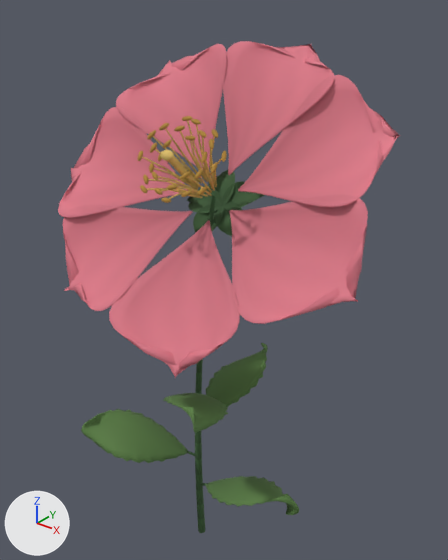
The glTF model www/models/flowers/camellia-common-v2.glb, before and after one commit.
Camera for both pictures: a 50 mm lens placed at (1.221, -1.382, 2.027), pointed at (0.067, 0.061, 1.133). Every picture has the same lights, and +X, +Y and +Z are marked at lower left. The first picture is the older version. Vertices at exactly the same position are counted once.

Before the edit, the objects in view are built like this:
```python
ob_camellia_common_v2_leaf = bpy.data.objects.new('camellia-common-v2-leaf', me_camellia_common_v2_leaf)
ob_camellia_common_v2_leaf.location = (0.0, 0.0, 0.0)
ob_camellia_common_v2_petal = bpy.data.objects.new('camellia-common-v2-petal', me_camellia_common_v2_petal)
ob_camellia_common_v2_petal.location = (0.0, 0.0, 0.0)
ob_camellia_common_v2_stem = bpy.data.objects.new('camellia-common-v2-stem', me_camellia_common_v2_stem)
ob_camellia_common_v2_stem.location = (0.0, 0.0, 0.0)
# also in view: 'camellia-common-v2-pollen' at (0.096, -0.175, 1.589); 'camellia-common-v2-center' at (0.096, -0.14, 1.568)
```
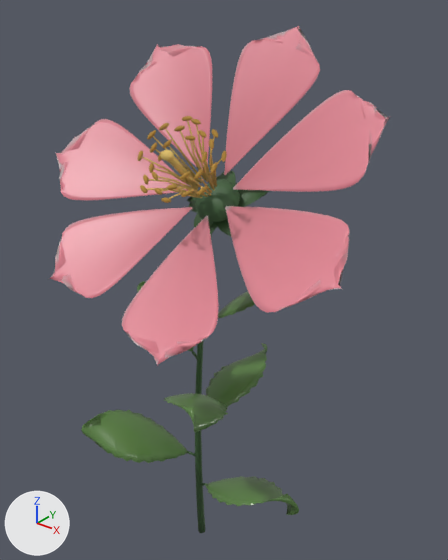
What differs and where, as boxes (x1, y1, x2, y2) in the pictures (448 x 560 px; the box of a moved part takes in the faces that stretch with it):
'camellia-common-v2-petal', surface changed, reshaped
    before: (58, 41, 400, 378)
    after: (50, 26, 390, 366)
part 1 of me_camellia_common_v2_petal, moved or reshaped
    before: (60, 41, 400, 376)
    after: (50, 26, 390, 365)
part 2 of me_camellia_common_v2_petal, recoloured
    before: (58, 41, 398, 378)
    after: (51, 26, 388, 366)

The change, as a list of edits to the scene's bpy script:
```text
Change mat_camellia_petal:
    where n0 = _N.new('ShaderNodeBsdfPrincipled'); n0.name = 'Principled BSDF'
    n0.inputs[2].default_value: 0.84 -> 0.4  # 'Roughness'
    add n0.inputs[24].default_value = 1.0  # 'Sheen Weight'
Change me_camellia_common_v2_petal:
    used by ob_camellia_common_v2_petal; location = (0.0, 0.0, 0.0)
    remove me_camellia_common_v2_petal.from_pydata(...)  # 2926 vertices, 5824 faces; spans x -0.471..0.635, y -0.41..0.333, z 1.065..1.856
    add me_camellia_common_v2_petal.from_pydata(...)  # 2926 vertices, 5824 faces; spans x -0.454..0.627, y -0.448..0.258, z 1.136..1.906
    me_camellia_common_v2_petal part 1: 2926 of 2926 vertices moved; they spanned x -0.471..0.635, y -0.41..0.333, z 1.065..1.856 and now span x -0.454..0.627, y -0.448..0.258, z 1.136..1.906; mean shift (0.002, -0.026, 0.023)
    me_camellia_common_v2_petal part 2: 5416 kept faces spanning x -0.454..0.627, y -0.448..0.258, z 1.136..1.906 get new vertex colours; the middle colour goes from pink #ce727f to pink #d87886
```
